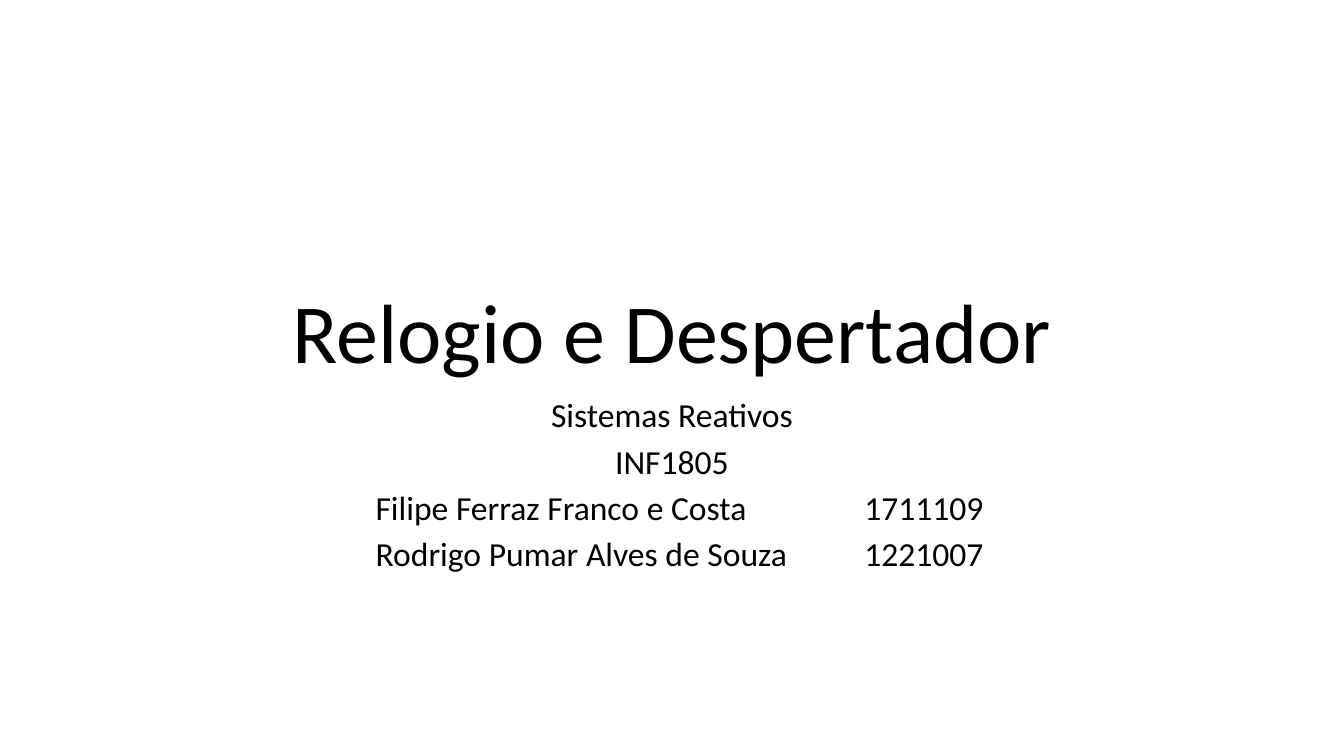
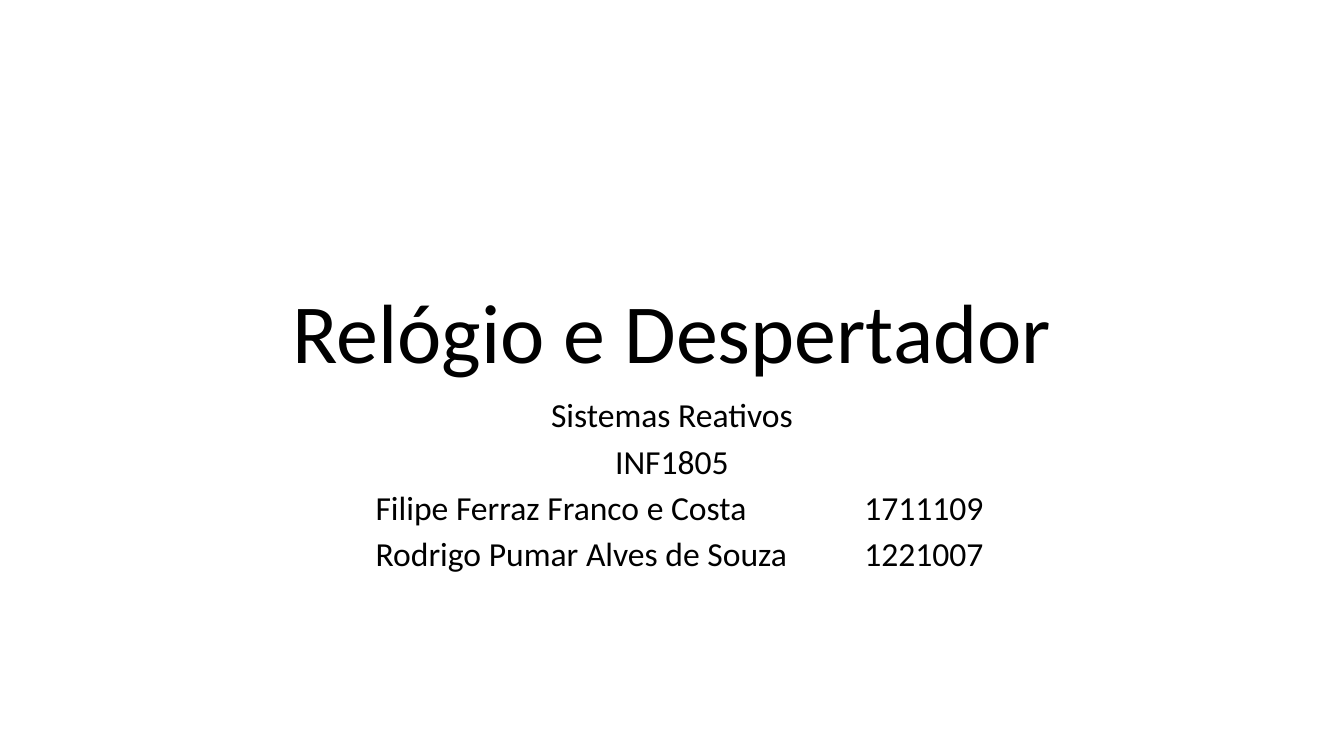
Before and after one commit to ropumar/INF1805, a slide deck: slide 1 of miniprojeto/Apresentacao.pptx. Drawn at 1344x756 pixels with LibreOffice and Linux fonts; fonts in the diff are those of the drawing. Boxes give left, top, right and bottom in pixels: in the first picture for what was removed or moved away, otherwise in the second. Text is boxed around its words. In the diff, an @@ line names an element or a change of style, - is before the commit and + after.

```diff
--- a/miniprojeto/Apresentacao.pptx
+++ b/miniprojeto/Apresentacao.pptx
@@ title at (x1=292, y1=304, x2=1051, y2=378): text changed @@
-Relogio e Despertador
+Relógio e Despertador
```
Also in this commit, not shown: 1 other slide changed.
